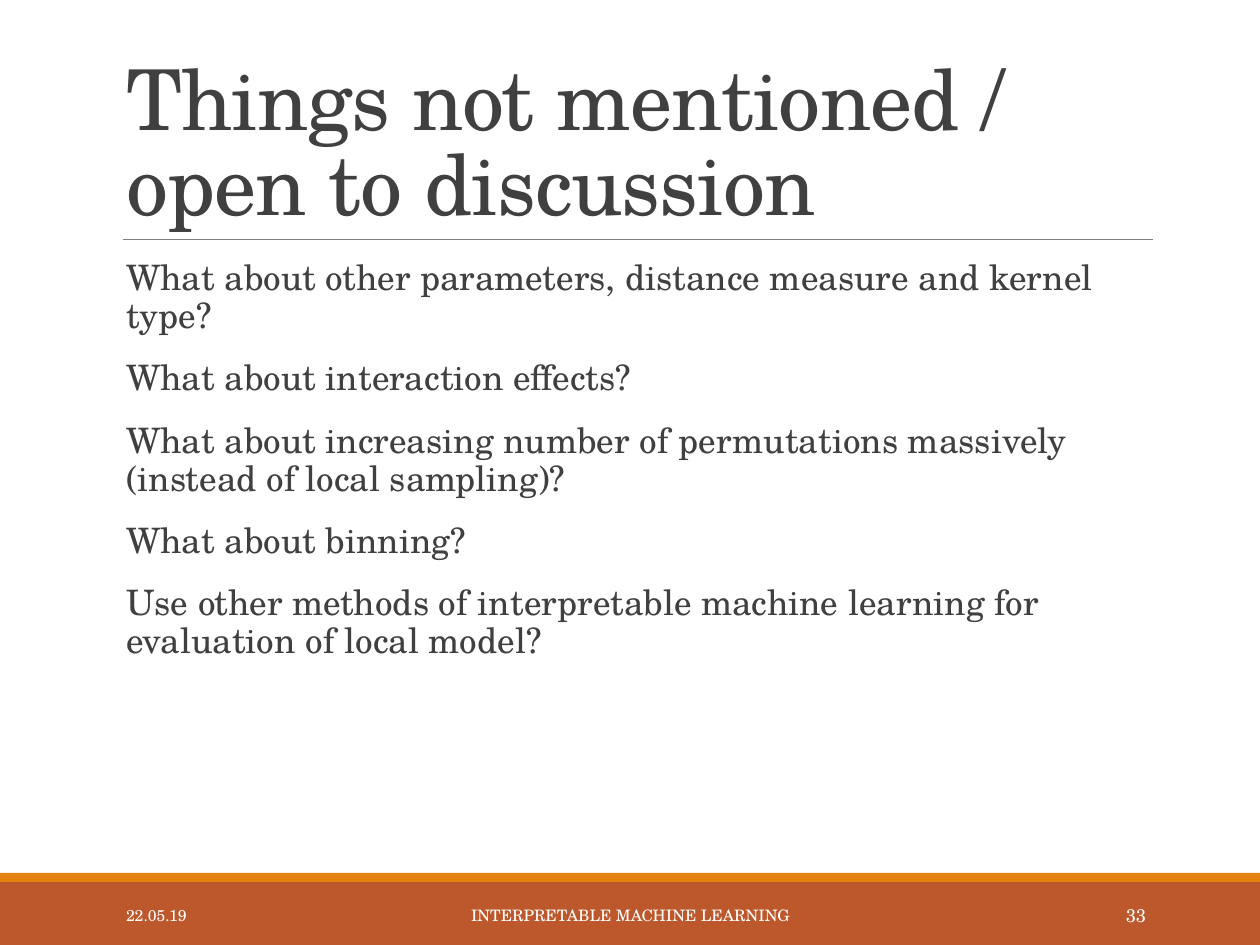
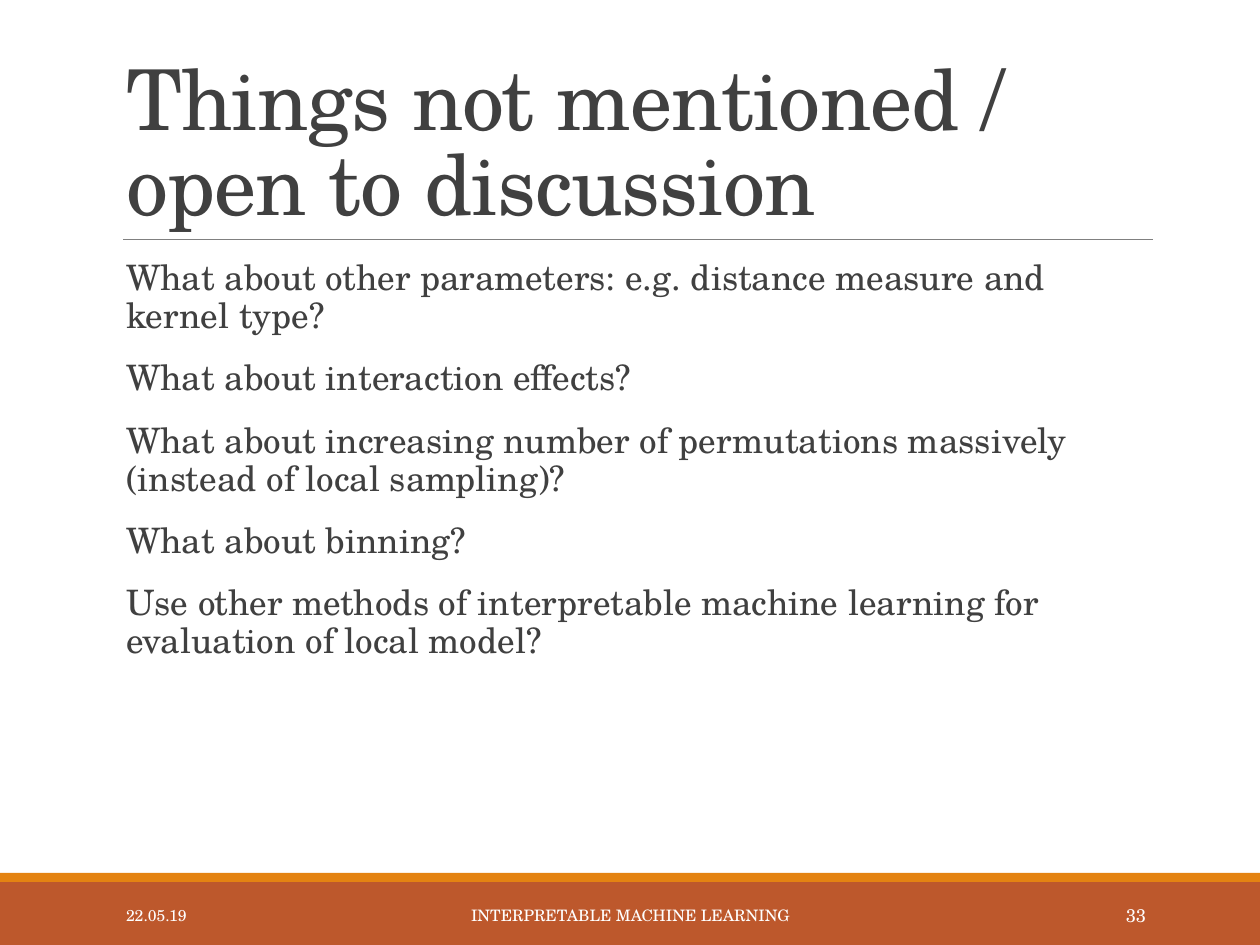
Before and after one commit to slds-lmu/iml_methods_limitations, a slide deck: slide 34 of Slides/LIME-neighbourhood.pptx. Drawn at 1260x945 pixels with LibreOffice and Linux fonts; fonts in the diff are those of the drawing. Boxes give left, top, right and bottom in pixels: in the first picture for what was removed or moved away, otherwise in the second. Text is boxed around its words. In the diff, an @@ line names an element or a change of style, - is before the commit and + after.

```diff
--- a/Slides/LIME-neighbourhood.pptx
+++ b/Slides/LIME-neighbourhood.pptx
@@ text at box(126, 264, 1045, 335): text changed @@
-  What about other parameters, distance measure and kernel type?
+  What about other parameters: e.g. distance measure and kernel type?
```
Also in this commit, not shown: 2 other slides changed, 1 other file.
